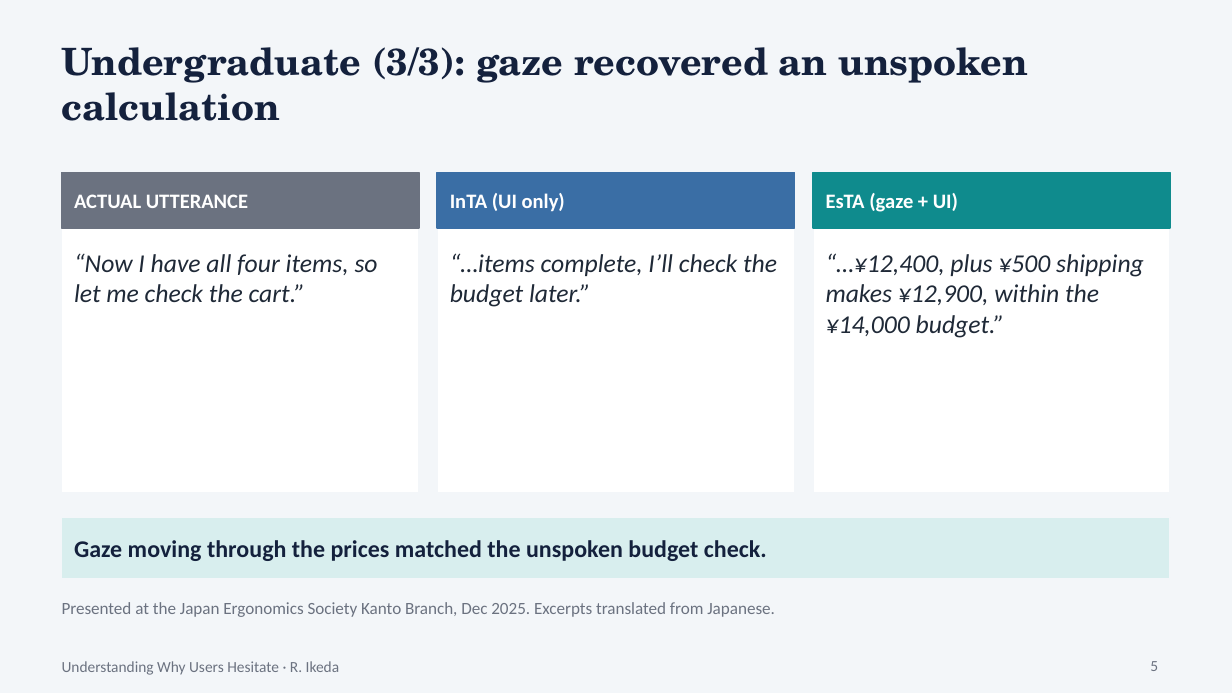
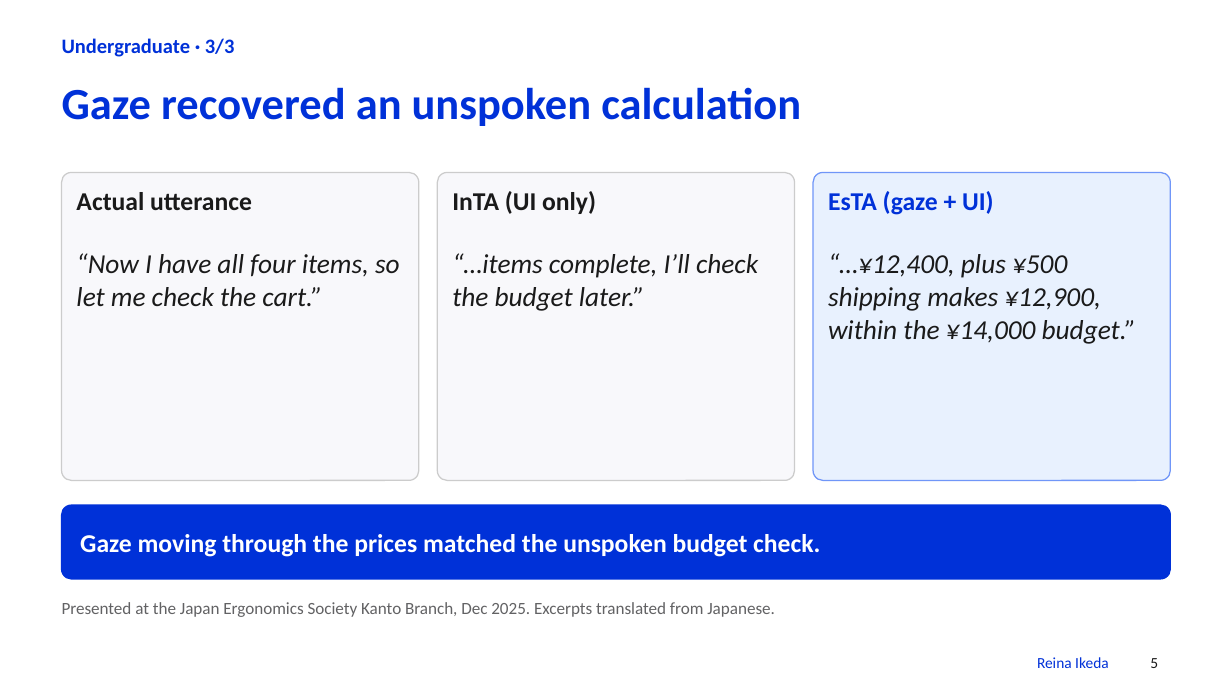
Before and after one commit to Reisnoo/reisnoo.github.io, a slide deck: slide 5 of slides/english_research_intro.pptx. Drawn at 1232x693 pixels with LibreOffice and Linux fonts; fonts in the diff are those of the drawing. Boxes give left, top, right and bottom in pixels: in the first picture for what was removed or moved away, otherwise in the second. Text is boxed around its words. In the diff, an @@ line names an element or a change of style, - is before the commit and + after.

```diff
--- a/slides/english_research_intro.pptx
+++ b/slides/english_research_intro.pptx
@@ background #F3F6F9 to #FFFFFF @@
@@ text added at box(62, 38, 235, 57), 12 pt, text #0031D8, bold @@
+Undergraduate · 3/3
@@ text at box(62, 87, 801, 126): text changed; size 22 to 26 pt; font TeX Gyre Schola to Calibri; text colour #14213D to #0031D8 @@
-Undergraduate (3/3): gaze recovered an unspoken calculation
+Gaze recovered an unspoken calculation
@@ rectangle removed at box(62, 172, 419, 493) @@
@@ rectangle removed at box(62, 172, 419, 228) @@
@@ rounded rectangle added at box(62, 172, 419, 480), fill #F8F8FB, outline #CCCCCC 0.75 pt @@
@@ rounded rectangle: place and size @@
-rounded rectangle at box(437, 172, 795, 493)
+rounded rectangle at box(437, 172, 795, 480)
@@ rounded rectangle at box(437, 172, 795, 480): rectangle to rounded rectangle; fill #FFFFFF to #F8F8FB; outline #F3F6F9 1 pt to #CCCCCC 0.75 pt @@
@@ rectangle removed at box(437, 172, 795, 228) @@
@@ rectangle removed at box(813, 172, 1170, 493) @@
@@ rectangle removed at box(813, 172, 1170, 228) @@
@@ rounded rectangle added at box(813, 172, 1170, 480), fill #E8F1FE, outline #7096F8 0.75 pt @@
@@ text at box(76, 192, 252, 210): text changed; size 12 to 15 pt; text colour #FFFFFF to #1A1A1A @@
-ACTUAL UTTERANCE
+Actual utterance
@@ text "Actual utterance" at box(76, 192, 252, 210): vertical alignment middle to top @@
@@ text "InTA (UI only)" at box(452, 191, 596, 214): size 12 to 15 pt, text colour #FFFFFF to #1A1A1A; vertical alignment middle to top @@
@@ text "EsTA (gaze + UI)" at box(828, 191, 994, 215): size 12 to 15 pt, text colour #FFFFFF to #0031D8; vertical alignment middle to top @@
@@ size 15 to 16 pt, text colour #1F2937 to #1A1A1A in 3 elements at box(76, 253, 400, 306), box(452, 253, 758, 311), box(828, 253, 1136, 344) @@
@@ rounded rectangle added at box(62, 505, 1170, 579), fill #0031D8, outline #0031D8 0.75 pt @@
@@ text "Gaze moving through the prices ..." at box(80, 534, 820, 557): size 14 to 15 pt, text colour #14213D to #FFFFFF @@
@@ rectangle removed at box(62, 517, 1170, 579) @@
@@ text "Presented at the Japan Ergonomics ..." at box(62, 602, 775, 617): text colour #6B7280 to #626264 @@
@@ text added at box(1037, 657, 1109, 668), 9 pt, text #0031D8 @@
+Reina Ikeda
@@ page number at box(1150, 658, 1158, 668): text colour #6B7280 to #1A1A1A @@
@@ text removed at box(62, 661, 340, 675) @@
-Understanding Why Users Hesitate · R. Ikeda
```
Also in this commit, not shown: 8 other slides changed, 1 other file.
